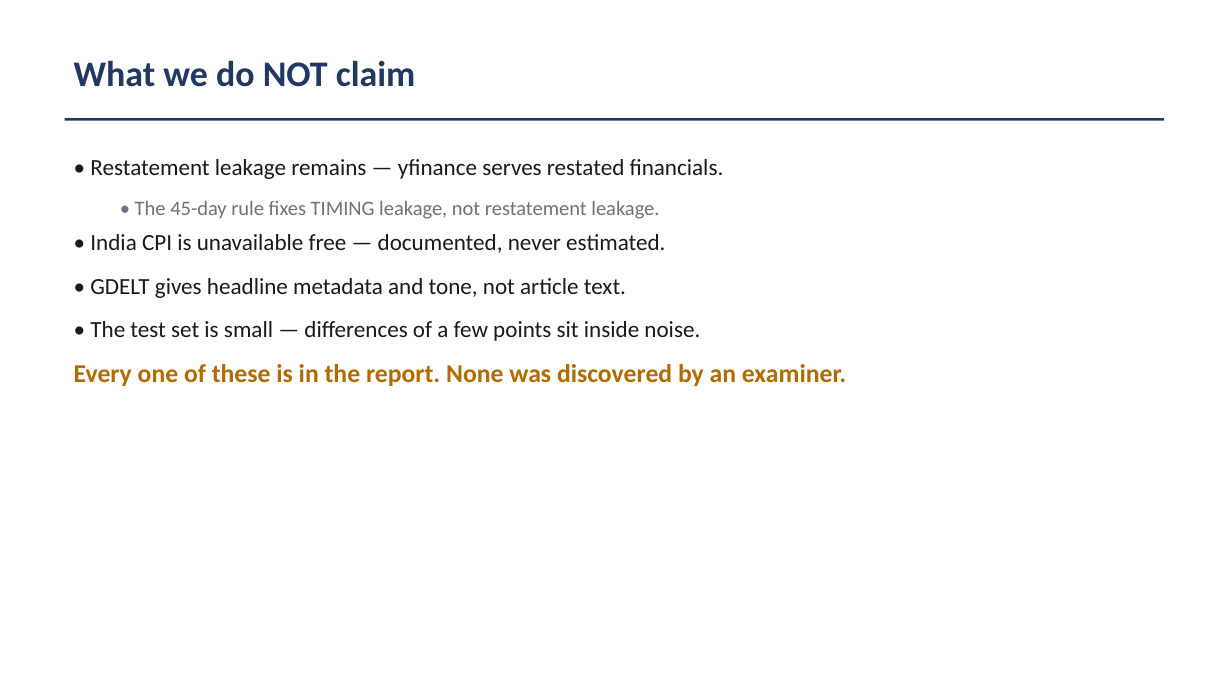
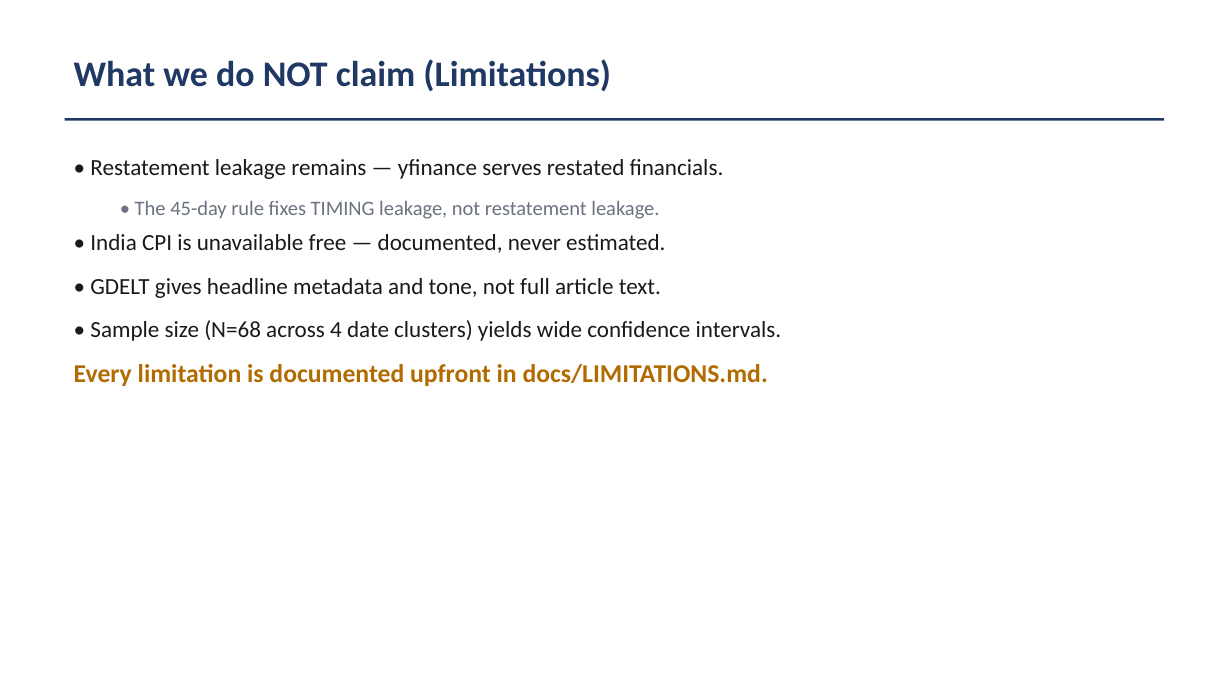
Before and after one commit to shobhitranjan2005/multi-agent-financial-forecasting, a slide deck: slide 20 of docs/BTP_Defence_Slides.pptx (slide 19 before the commit). Drawn at 1232x693 pixels with LibreOffice and Linux fonts; fonts in the diff are those of the drawing. Boxes give left, top, right and bottom in pixels: in the first picture for what was removed or moved away, otherwise in the second. Text is boxed around its words. In the diff, an @@ line names an element or a change of style, - is before the commit and + after.

```diff
--- a/docs/BTP_Defence_Slides.pptx
+++ b/docs/BTP_Defence_Slides.pptx
@@ text at box(74, 59, 611, 92): text changed @@
-What we do NOT claim
+What we do NOT claim (Limitations)
@@ text at box(74, 278, 782, 386): text changed @@
-• GDELT gives headline metadata and tone, not article text.
-• The test set is small — differences of a few points sit inside noise.
-Every one of these is in the report. None was discovered by an examiner.
+• GDELT gives headline metadata and tone, not full article text.
+• Sample size (N=68 across 4 date clusters) yields wide confidence intervals.
+Every limitation is documented upfront in docs/LIMITATIONS.md.
```
Also in this commit, not shown: 3 other slides changed, 3 slides added, 2 slides removed, 24 other files.
